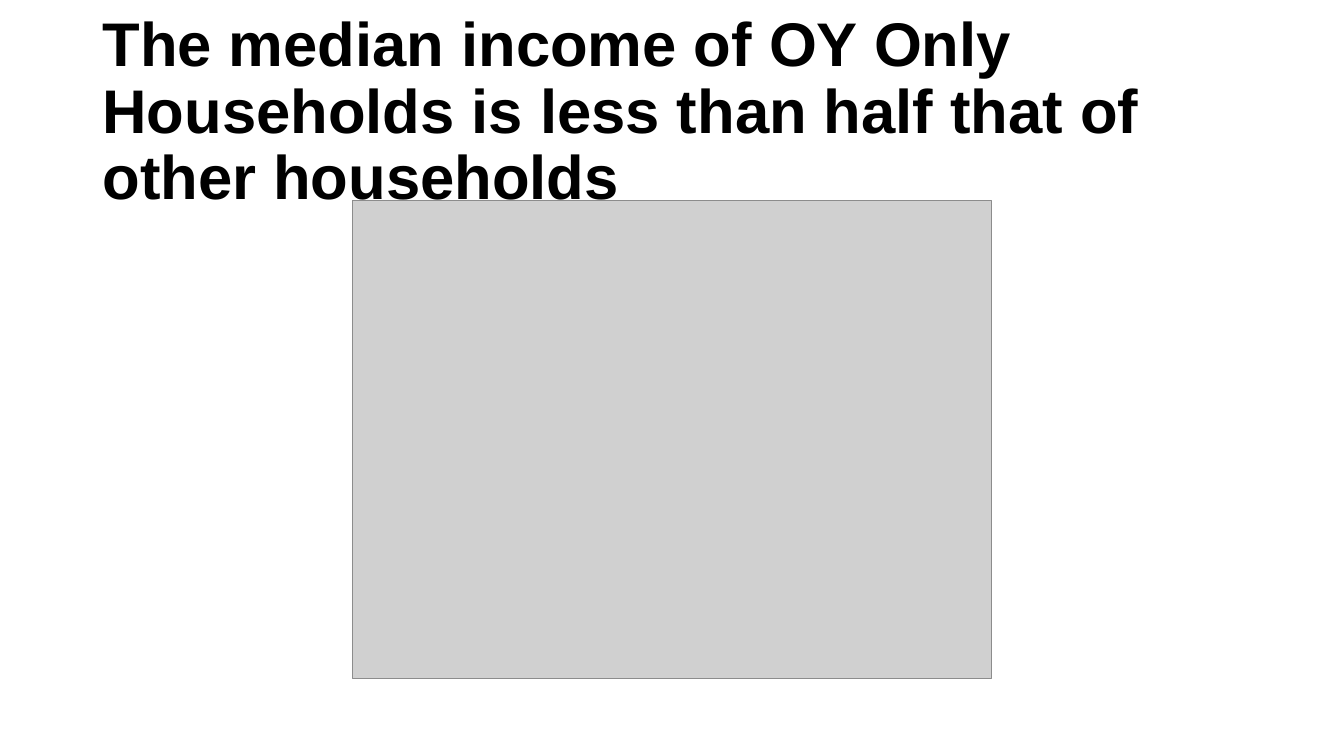
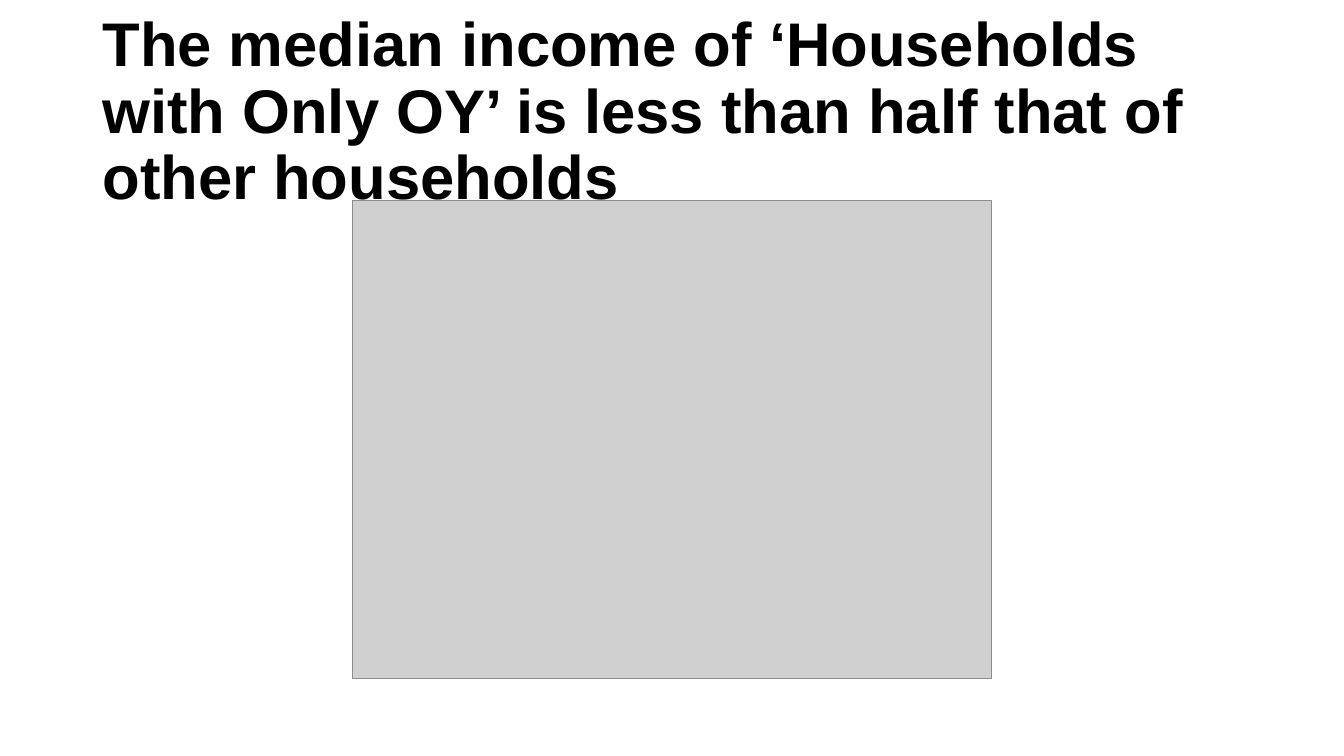
Before and after one commit to ucdiegorubi/oy_census_analysis, a slide deck: slide 18 of create_powerpoint/household_structure_estimates.pptx (slide 17 before the commit). Drawn at 1344x756 pixels with LibreOffice and Linux fonts; fonts in the diff are those of the drawing; grey boxes stand for pictures; background and template pictures are left out. Boxes give left, top, right and bottom in pixels: in the first picture for what was removed or moved away, otherwise in the second. Text is boxed around its words. In the diff, an @@ line names an element or a change of style, - is before the commit and + after.

```diff
--- a/create_powerpoint/household_structure_estimates.pptx
+++ b/create_powerpoint/household_structure_estimates.pptx
@@ title at <box>102,21,1183,211</box>: text changed @@
-The median income of OY Only Households is less than half that of other households
+The median income of ‘Households with Only OY’ is less than half that of other households
```
Also in this commit, not shown: 7 other slides changed, 5 other files.
